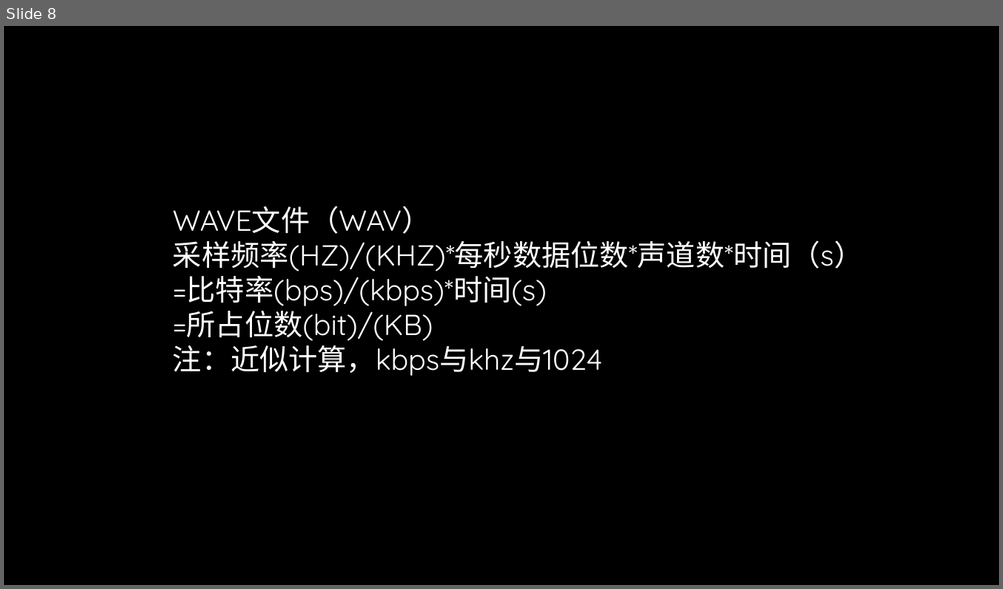
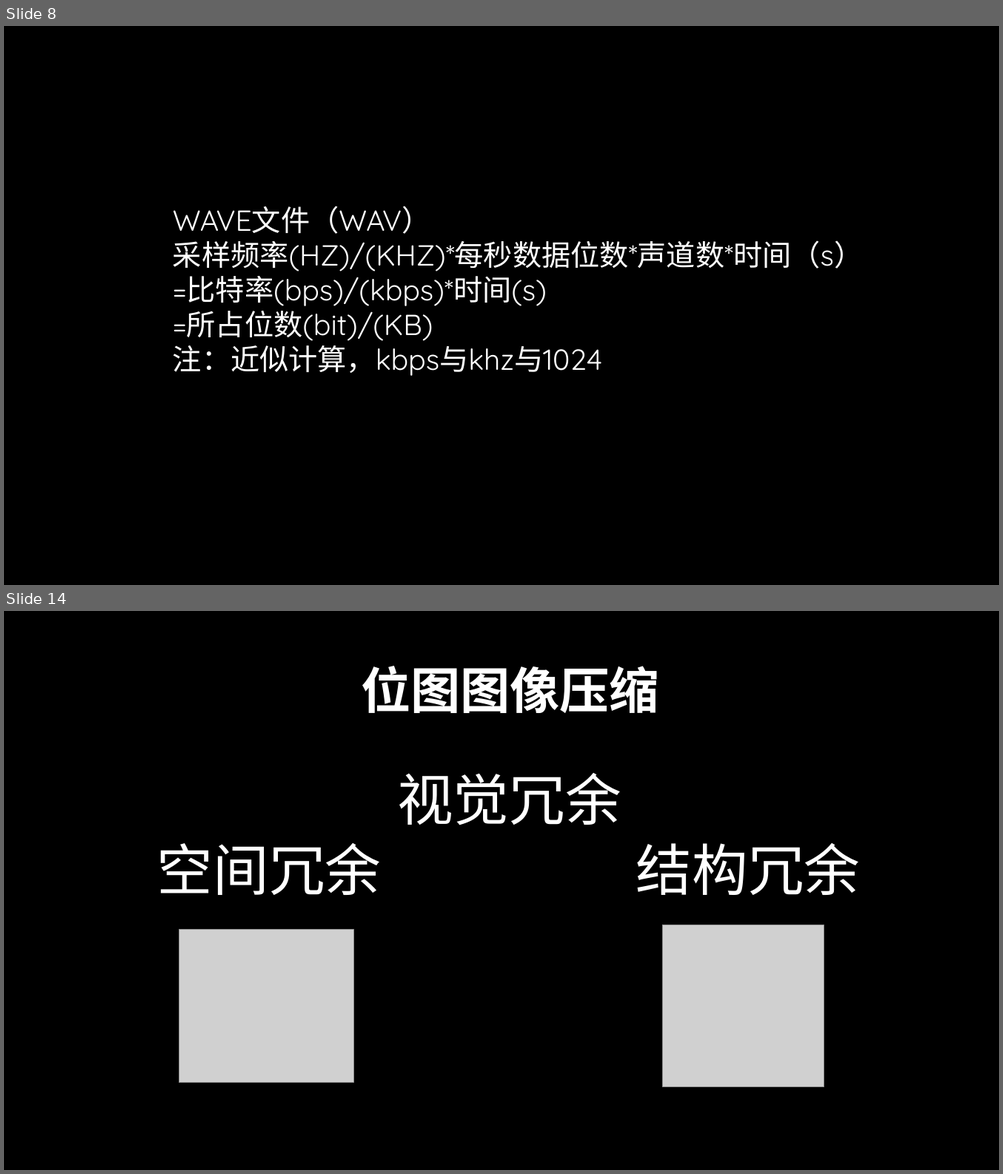
Before and after one commit to TomisTony/Techshare, a slide deck: 初探多媒体.pptx. Shown one above the other, each under a label of ours: slide 8 before the commit, slides 8 and 14 after it; the slides between them are not shown. The pictures are 1003x589 and 1003x1174 pixels, drawn with LibreOffice and Linux fonts; fonts in the diff are those of the drawing; grey boxes stand for pictures; background and template pictures are left out. Boxes give left, top, right and bottom in pixels: in the first picture for what was removed or moved away, otherwise in the second. Text is boxed around its words. In the diff, an @@ line names an element or a change of style, - is before the commit and + after.

```diff
--- a/初探多媒体.pptx
+++ b/初探多媒体.pptx
@@ slide 14 added at (x1=4, y1=611, x2=999, y2=1170), background picture (left out) @@
@@ text added at (x1=361, y1=666, x2=659, y2=713), 48 pt, text #FFFFFF, bold @@
+位图图像压缩
@@ text added at (x1=397, y1=773, x2=620, y2=826), 54 pt, text #FFFFFF @@
+视觉冗余
@@ text added at (x1=157, y1=843, x2=381, y2=895), 54 pt, text #FFFFFF @@
+空间冗余
@@ text added at (x1=636, y1=843, x2=859, y2=895), 54 pt, text #FFFFFF @@
+结构冗余
@@ picture added at (x1=179, y1=930, x2=353, y2=1082) @@
@@ picture added at (x1=662, y1=925, x2=824, y2=1087) @@
```
Also in this commit, not shown: 2 slides changed, 11 other slides added, 1 slide removed, 12 other files.
